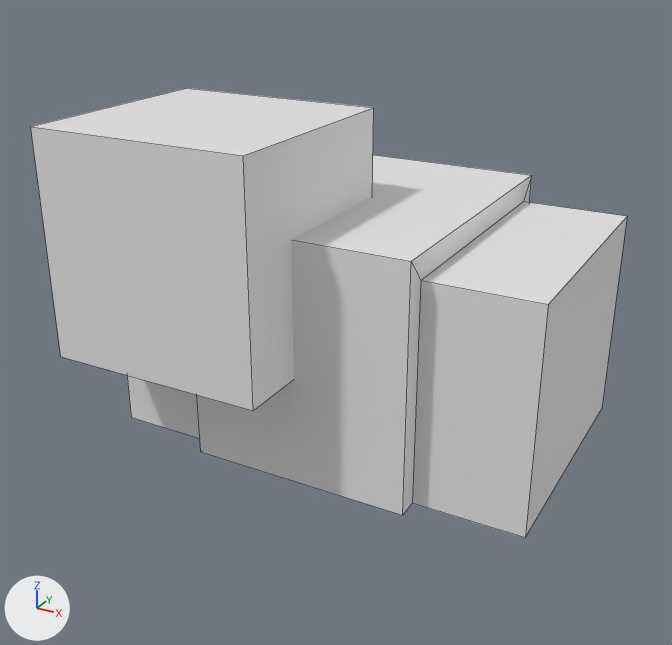
What one commit did to the FBX model HammerLike/Assets/Resources/Tile/Mesh/Wall_Ceil.fbx.
One viewpoint serves both versions: a 50 mm lens placed at (1.81, -3.63, 1.76), pointed at (-0.08, -0.19, 0.04). The axes (+X, +Y, +Z) are drawn at lower left. The lights are the same throughout. Mesh edges are drawn as thin lines. Where no turn or scale is listed for an object, it has been applied to the vertices.

In view in the first picture: 'Wall_Ceil', 'Wall_Corner'.
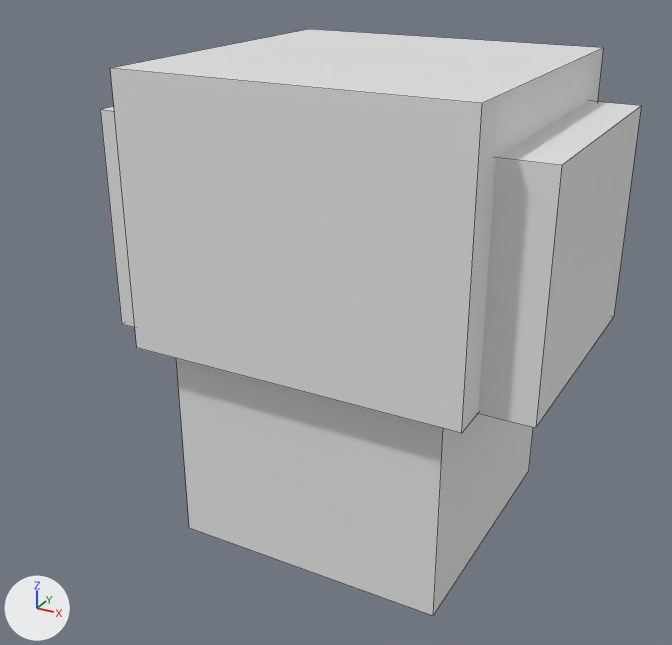
Scene script edits in JSON lines:
```json
{"op": "add", "block": "mat_tt_checker_512x512_color_grid_001", "code": ["mat_tt_checker_512x512_color_grid_001 = principled_material('TT_checker_512x512_COLOR_GRID.001')", "mat_tt_checker_512x512_color_grid_001.base_color = (0.8, 0.8, 0.8)  # white #e7e7e7"]}
{"block": "me_cube_010", "where": "me_cube_010.from_pydata(...)  # 8 vertices, 6 faces; spans x -1.0..0.0, y -1.0..0.0, z 0.0..1.0"}
{"block": "me_cube_010", "where": "# used by ob_wall_corner; location = (0.0, 0.0, 0.0)"}
{"block": "me_cube_010", "change": "me_cube_010 part 1: the whole mesh is scaled about its middle by (-1.54, -1.54, 1.21), then moved by (0.5, 0.5, 0.105)"}
{"block": "me_cube_011", "where": "me_cube_011.from_pydata(...)  # 24 vertices, 22 faces; spans x -1.0..1.0, y -0.7..0.7, z -0.5..0.61"}
{"block": "me_cube_011", "where": "# used by ob_wall_ceil; location = (0.0, 0.0, 0.0)"}
{"block": "me_cube_011", "change": "me_cube_011 part 2: the whole mesh is turned 180 degrees about the z axis through its middle, then moved by (0.0, 0.0, 0.5)"}
{"op": "add", "block": "me_cube_001", "code": ["me_cube_001 = bpy.data.meshes.new('Cube.001')", "me_cube_001.from_pydata(...)  # a box spanning x -0.65..0.65, y -0.65..0.65, z -1.0..1.0", "me_cube_001.materials.append(mat_tt_checker_512x512_color_grid_001)  # its picture is missing"]}
{"op": "add", "block": "ob_wall_pillar", "code": ["ob_wall_pillar = bpy.data.objects.new('Wall_Pillar', me_cube_001)", "ob_wall_pillar.location = (0.0, 0.0, 0.0)"]}
```

Where the change shows, as pixel boxes (x1, y1, x2, y2) in the pictures (672 x 645 px):
```json
{"object": "Wall_Corner", "change": "mesh rescaled", "before": [31, 88, 374, 411], "after": [110, 29, 604, 433], "on screen": "44% wider, 25% taller"}
{"object": "Wall_Ceil", "change": "mesh turned", "before": [127, 155, 627, 538], "after": [100, 101, 641, 428]}
{"object": "Wall_Pillar", "change": "added", "after": [176, 358, 533, 616]}
```
